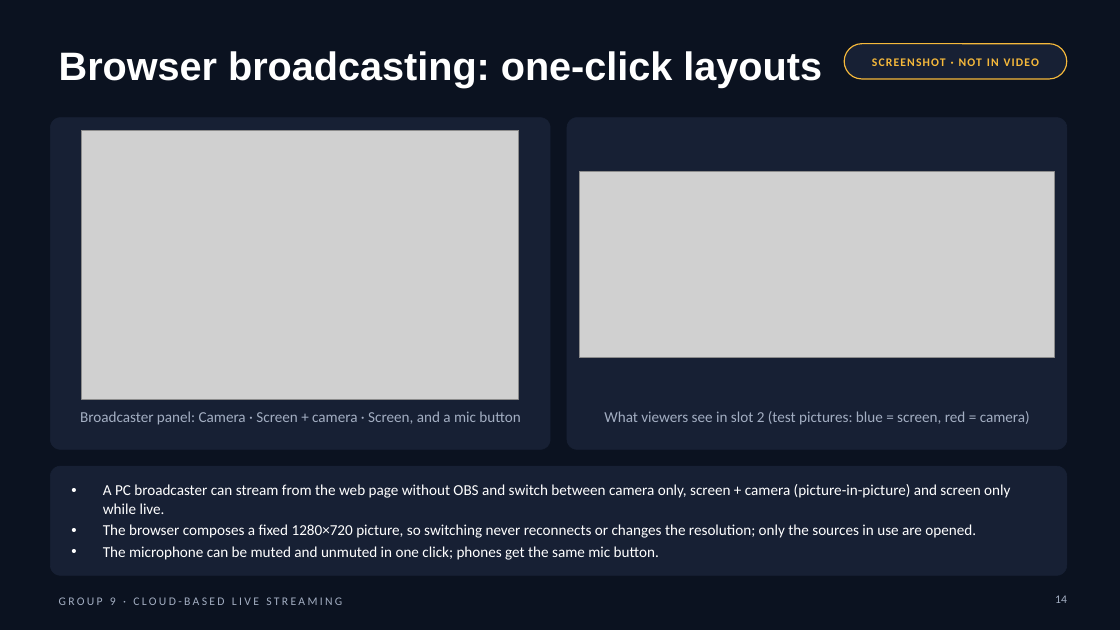
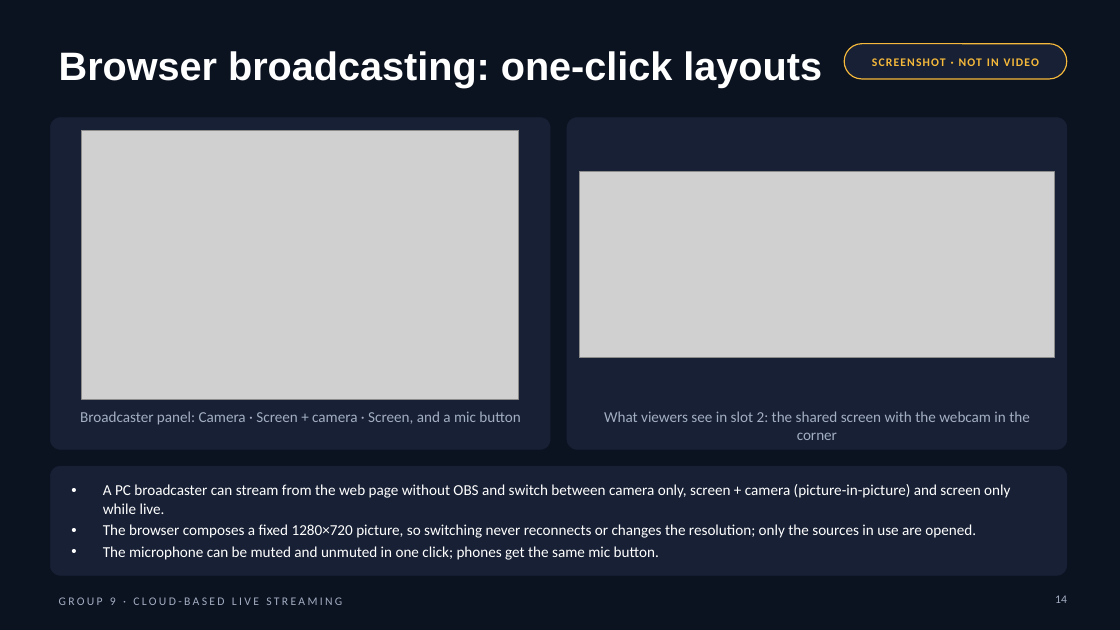
Before and after one commit to yycc0112299/live_streaming, a slide deck: slide 14 of docs/final-report/Group 9.pptx. Drawn at 1120x630 pixels with LibreOffice and Linux fonts; fonts in the diff are those of the drawing; grey boxes stand for pictures. Boxes give left, top, right and bottom in pixels: in the first picture for what was removed or moved away, otherwise in the second. Text is boxed around its words. In the diff, an @@ line names an element or a change of style, - is before the commit and + after.

```diff
--- a/docs/final-report/Group 9.pptx
+++ b/docs/final-report/Group 9.pptx
@@ text at [604, 411, 1030, 440]: text changed @@
-What viewers see in slot 2 (test pictures: blue = screen, red = camera)
+What viewers see in slot 2: the shared screen with the webcam in the corner
```
Also in this commit, not shown: 8 other files.
